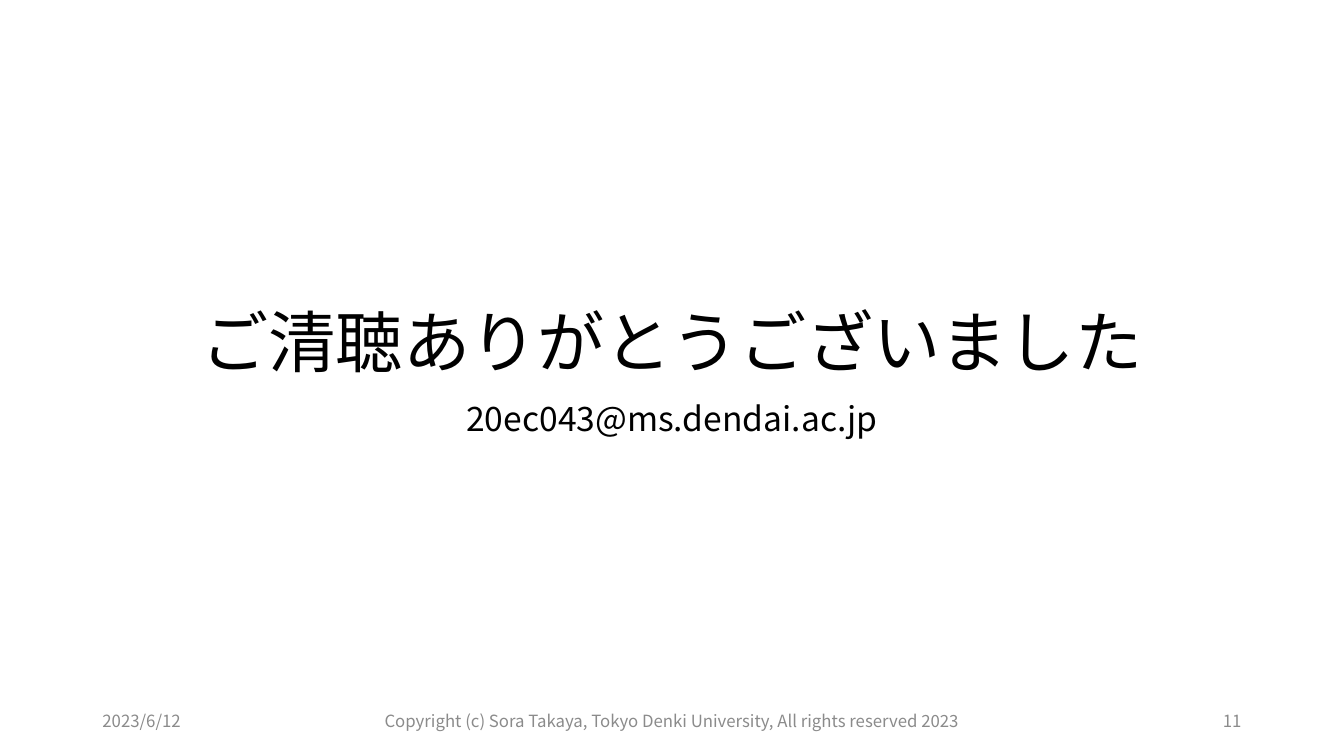
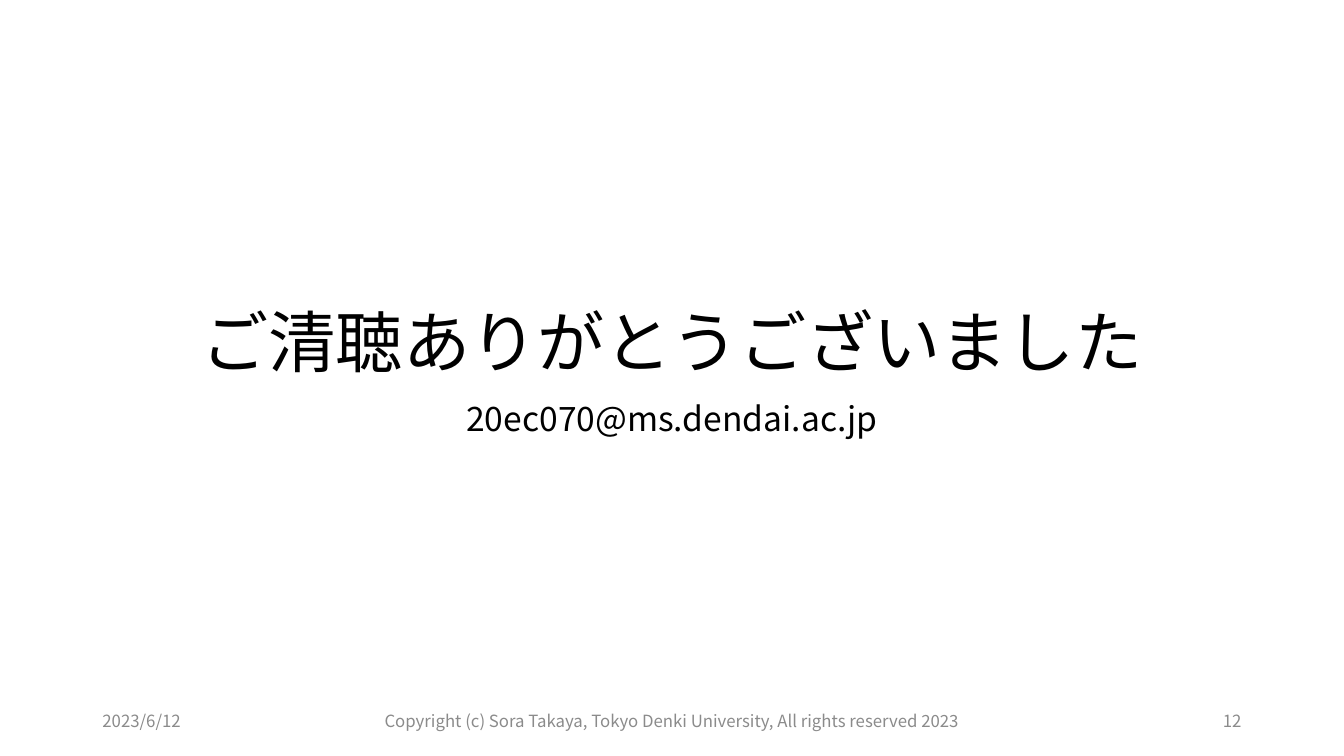
Before and after one commit to Tsora1216/Intelligent_Information_System_Lab, a slide deck: slide 12 of 990_【火】研究会/20230613_01_高矢_研究会/20230613_高矢_研究会.pptx (slide 11 before the commit). Drawn at 1344x756 pixels with LibreOffice and Linux fonts; fonts in the diff are those of the drawing. Boxes give left, top, right and bottom in pixels: in the first picture for what was removed or moved away, otherwise in the second. Text is boxed around its words. In the diff, an @@ line names an element or a change of style, - is before the commit and + after.

```diff
--- a/990_【火】研究会/20230613_01_高矢_研究会/20230613_高矢_研究会.pptx
+++ b/990_【火】研究会/20230613_01_高矢_研究会/20230613_高矢_研究会.pptx
@@ subtitle at <box>466,404,877,439</box>: text changed @@
-20ec043@ms.dendai.ac.jp
+20ec070@ms.dendai.ac.jp
@@ page number at <box>1223,714,1242,727</box>: text changed @@
-11
+12
```
Also in this commit, not shown: 9 other slides changed, 2 slides added, 1 slide removed, 17 other files.
